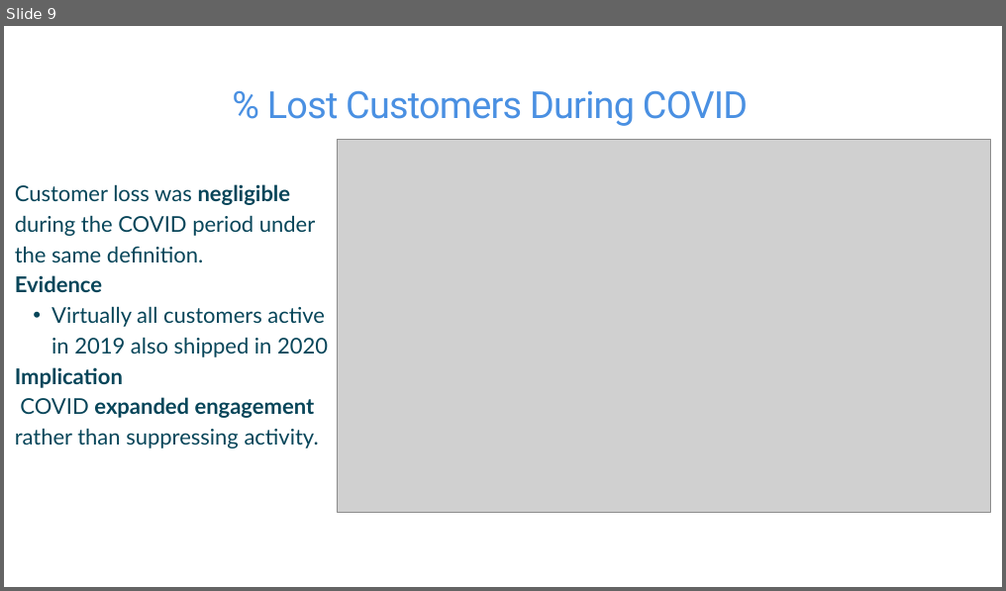
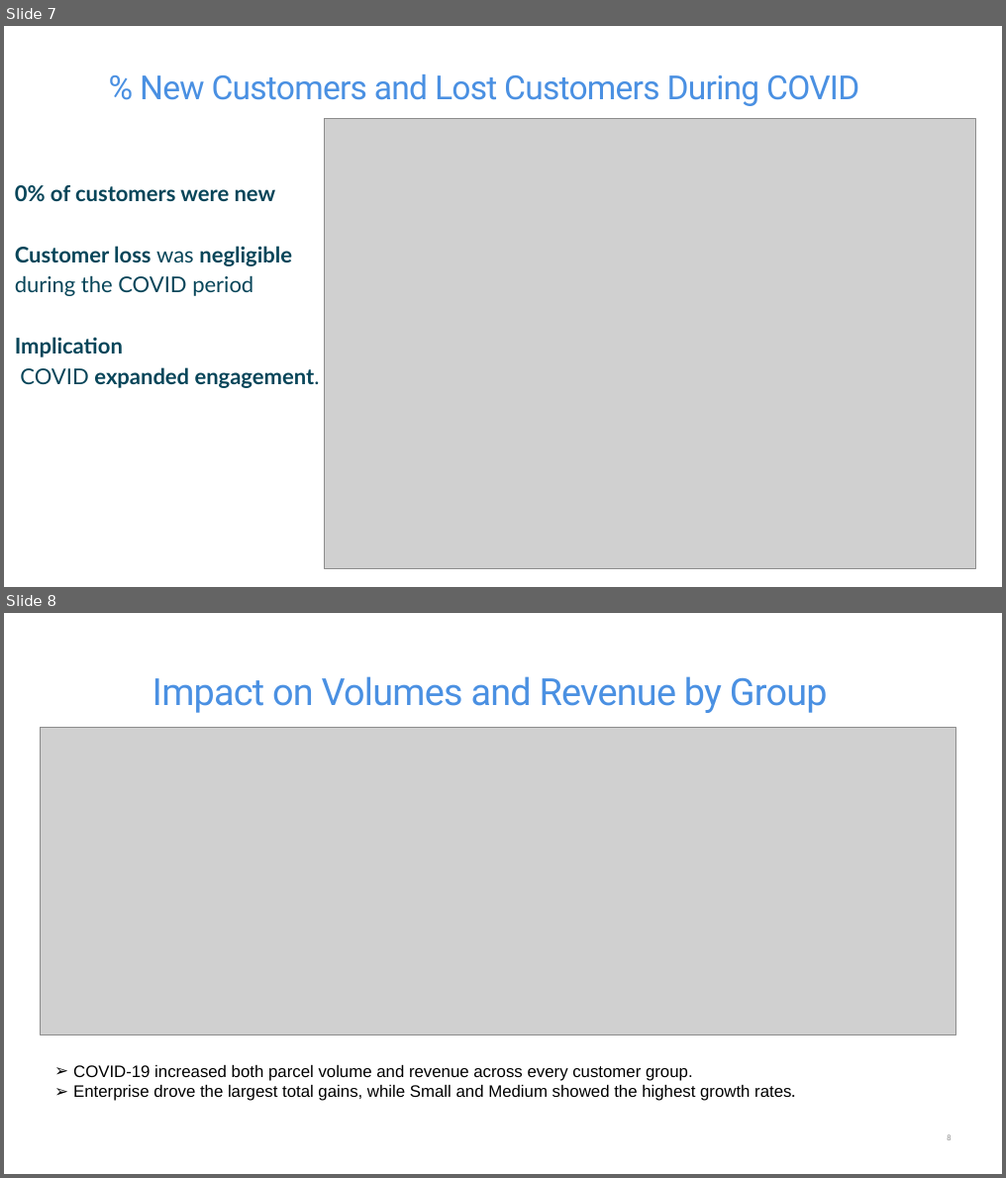
Before and after one commit to John-Adedoyin-001/Data-program-COMP-603_PROJECT-EBOSELE-AND-JOHN, a slide deck: John-Ebose-Project-Presentation--COVID-19-Impact-on-ABC-Company.pptx. Shown one above the other, each under a label of ours: slide 9 before the commit, slides 7 and 8 after it. The pictures are 1006x591 and 1006x1178 pixels, drawn with LibreOffice and Linux fonts; fonts in the diff are those of the drawing; grey boxes stand for pictures. Boxes give left, top, right and bottom in pixels: in the first picture for what was removed or moved away, otherwise in the second. Text is boxed around its words. In the diff, an @@ line names an element or a change of style, - is before the commit and + after.

```diff
--- a/John-Ebose-Project-Presentation--COVID-19-Impact-on-ABC-Company.pptx
+++ b/John-Ebose-Project-Presentation--COVID-19-Impact-on-ABC-Company.pptx
@@ slide 8 added at [4,613,1002,1174], background #FFFFFF @@
@@ text added at [152,676,828,713], 54 pt, text #4A90E2 @@
+Impact on Volumes and Revenue by Group
@@ picture added at [40,727,956,1035] @@
@@ text added at [73,1064,791,1101], 24 pt, text #000000 @@
+➢ COVID-19 increased both parcel volume and revenue across every customer group.
+➢ Enterprise drove the largest total gains, while Small and Medium showed the highest growth rates.
@@ page number added at [946,1135,950,1141], 12 pt, text #8C8C8C @@
+8
@@ what was slide 9 is now slide 7 @@
@@ slide 7 changed as well @@
@@ text at [140,75,859,106]: text changed; size 54 to 48 pt @@
-% Lost Customers During COVID
+% New Customers and Lost Customers During COVID
@@ picture: place and size @@
-picture at [337,139,990,512]
+picture at [325,118,975,569]
@@ text at [15,185,292,296]: text changed; bold on @@
-Customer loss was negligible during the COVID period under the same definition.
-Evidence
-  • Virtually all customers active in 2019 also shipped in 2020
+0% of customers were new
+Customer loss was negligible during the COVID period
@@ text at [20,368,320,388]: text changed; bold on @@
-COVID expanded engagement rather than suppressing activity.
+COVID expanded engagement.
```
Also in this commit, not shown: 7 other slides changed, 4 other slides added, 4 slides removed, 3 other files.
